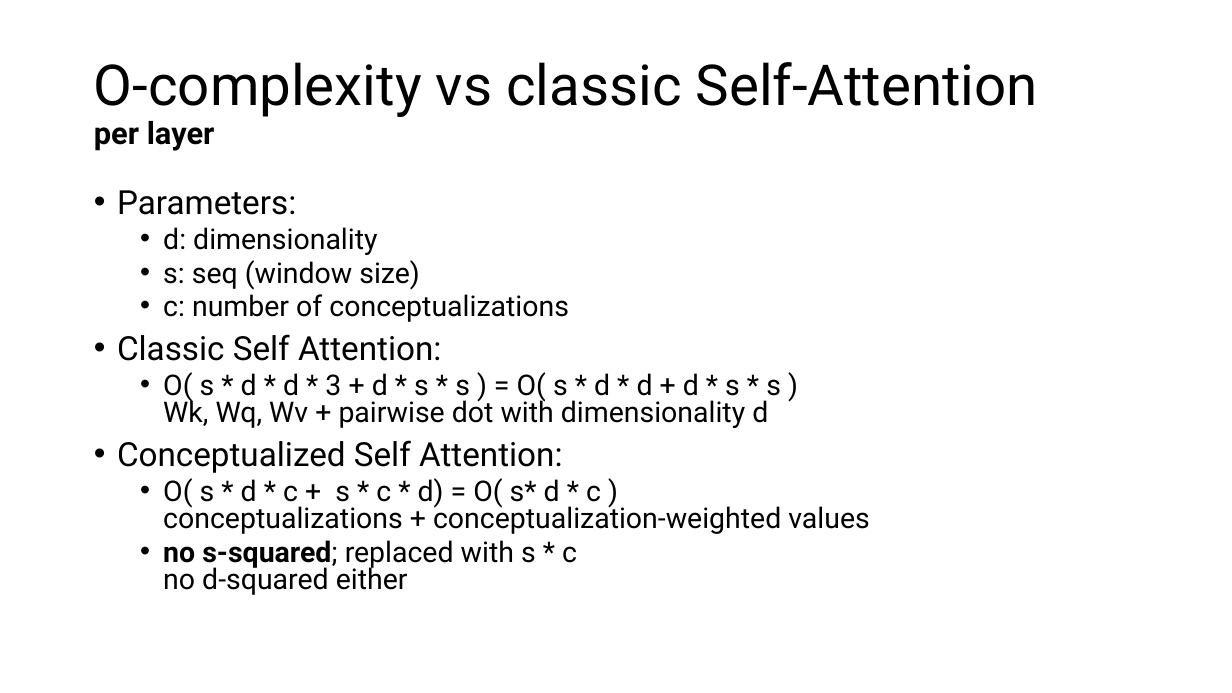
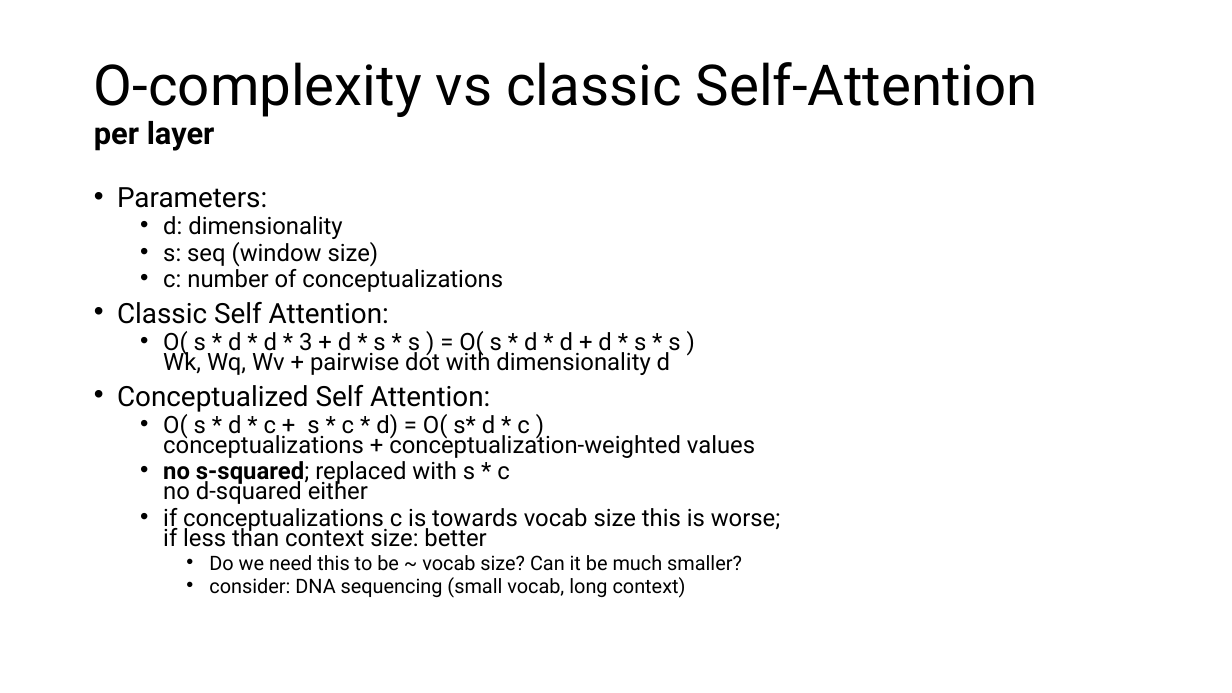
Before and after one commit to AlexTunlaw/eru, a slide deck: slide 9 of notes/2024 12 25 experiment 2.pptx. Drawn at 1232x693 pixels with LibreOffice and Linux fonts; fonts in the diff are those of the drawing. Boxes give left, top, right and bottom in pixels: in the first picture for what was removed or moved away, otherwise in the second. Text is boxed around its words. In the diff, an @@ line names an element or a change of style, - is before the commit and + after.

```diff
--- a/notes/2024 12 25 experiment 2.pptx
+++ b/notes/2024 12 25 experiment 2.pptx
@@ text at bbox=[117, 187, 755, 504]: size 25.9 to 21.7 pt in "Parameters:", "Classic Self Attention:", "Conceptualized Self Attention:"; size 22.2 to 18.6 pt in "d: dimensionality", "s: seq (window size)", "c: number of conceptualizations", "O( s * d * d * ..." and 2 more places; line spacing 0.8 to 0.7 @@
@@ text at bbox=[163, 508, 781, 598]: paragraphs added @@
+  • if conceptualizations c is towards vocab size this is worse;
+    if less than context size: better
+    • Do we need this to be ~ vocab size? Can it be much smaller?
+    • consider: DNA sequencing (small vocab, long context)
```
Also in this commit, not shown: 1 other slide changed, 5 other files.
